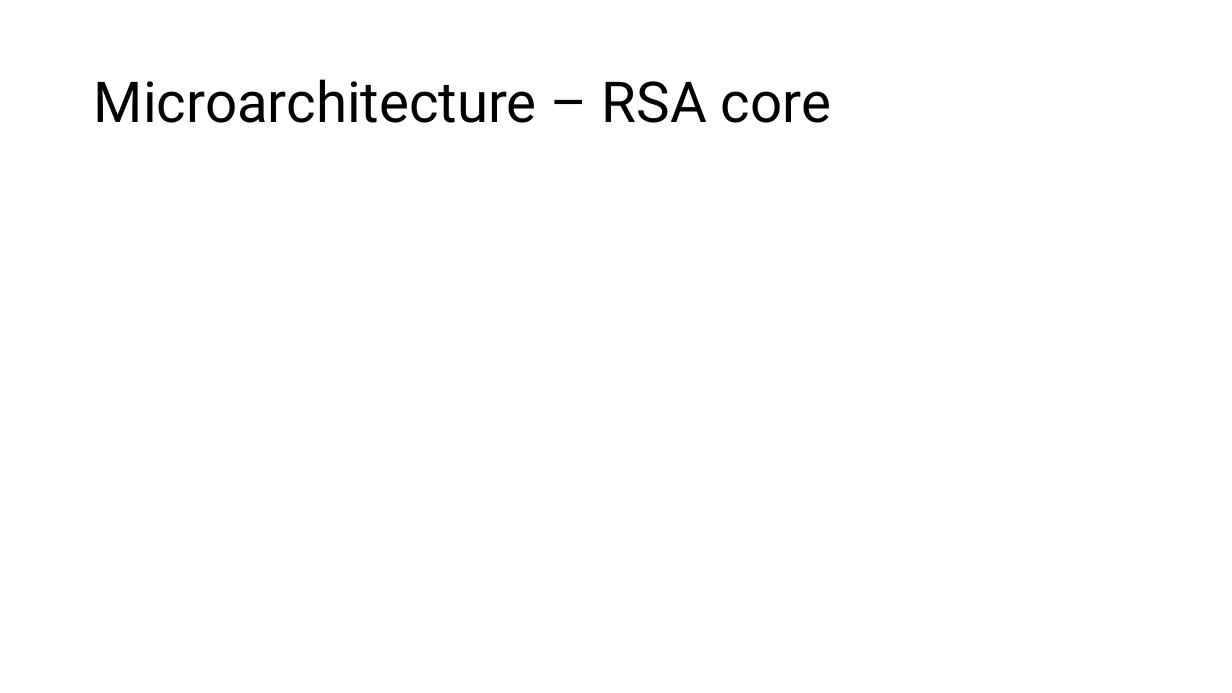
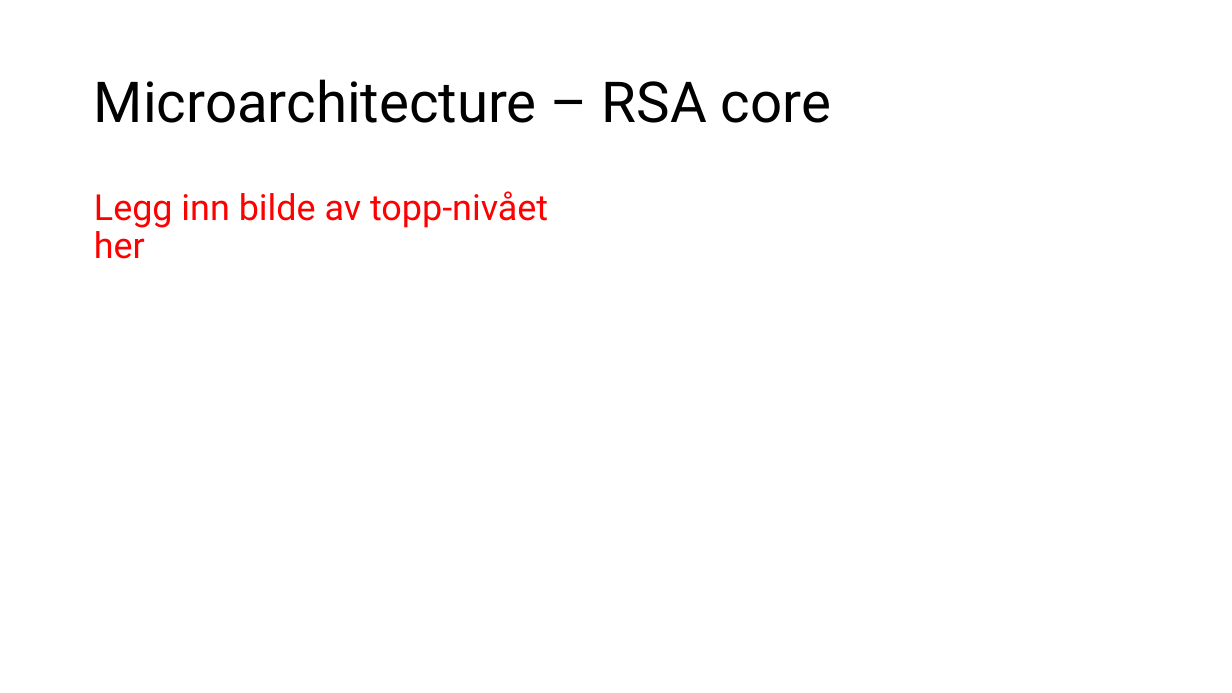
Before and after one commit to Lorangs/TFE4141_Digital_Design_1, a slide deck: slide 3 of TermProject/Microarchitecture_presentation.pptx. Drawn at 1232x693 pixels with LibreOffice and Linux fonts; fonts in the diff are those of the drawing. Boxes give left, top, right and bottom in pixels: in the first picture for what was removed or moved away, otherwise in the second. Text is boxed around its words. In the diff, an @@ line names an element or a change of style, - is before the commit and + after.

```diff
--- a/TermProject/Microarchitecture_presentation.pptx
+++ b/TermProject/Microarchitecture_presentation.pptx
@@ text added at bbox=[94, 191, 548, 259], 28 pt, text #FF0000 @@
+Legg inn bilde av topp-nivået her
```
Also in this commit, not shown: 4 other slides changed.
